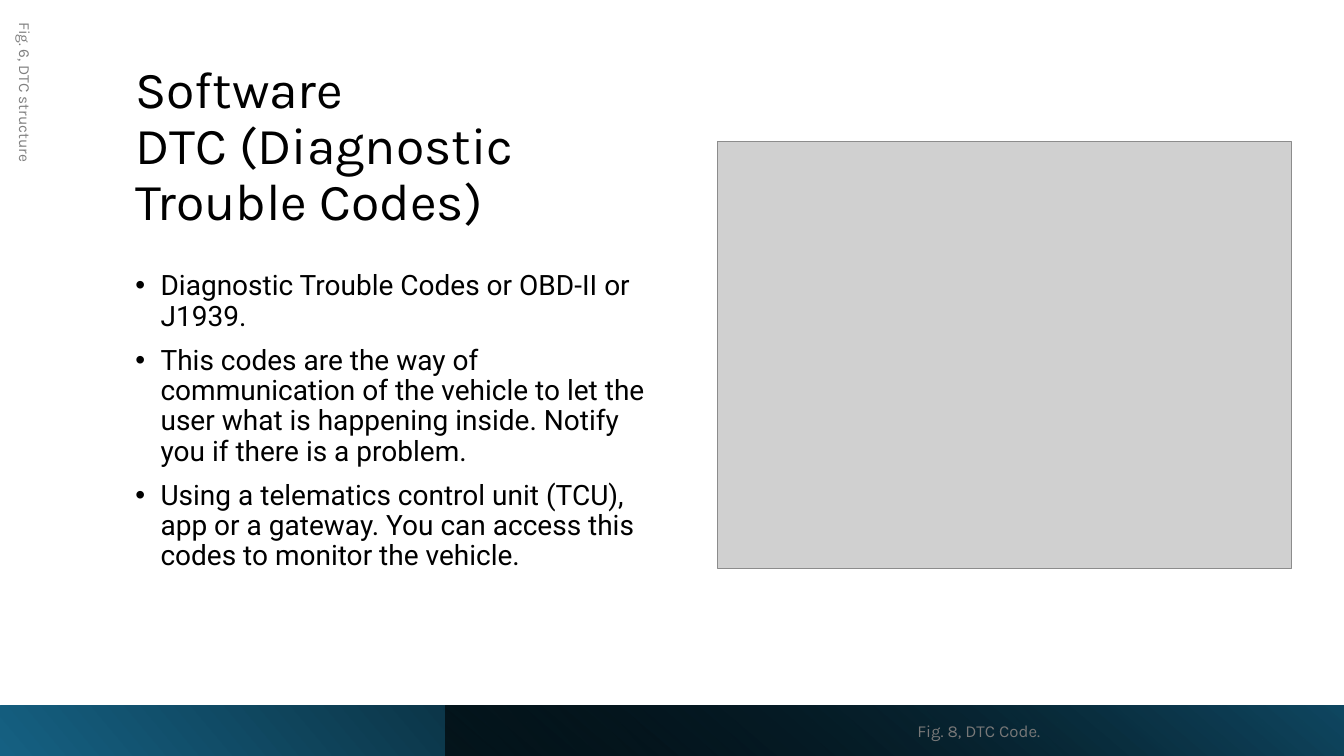
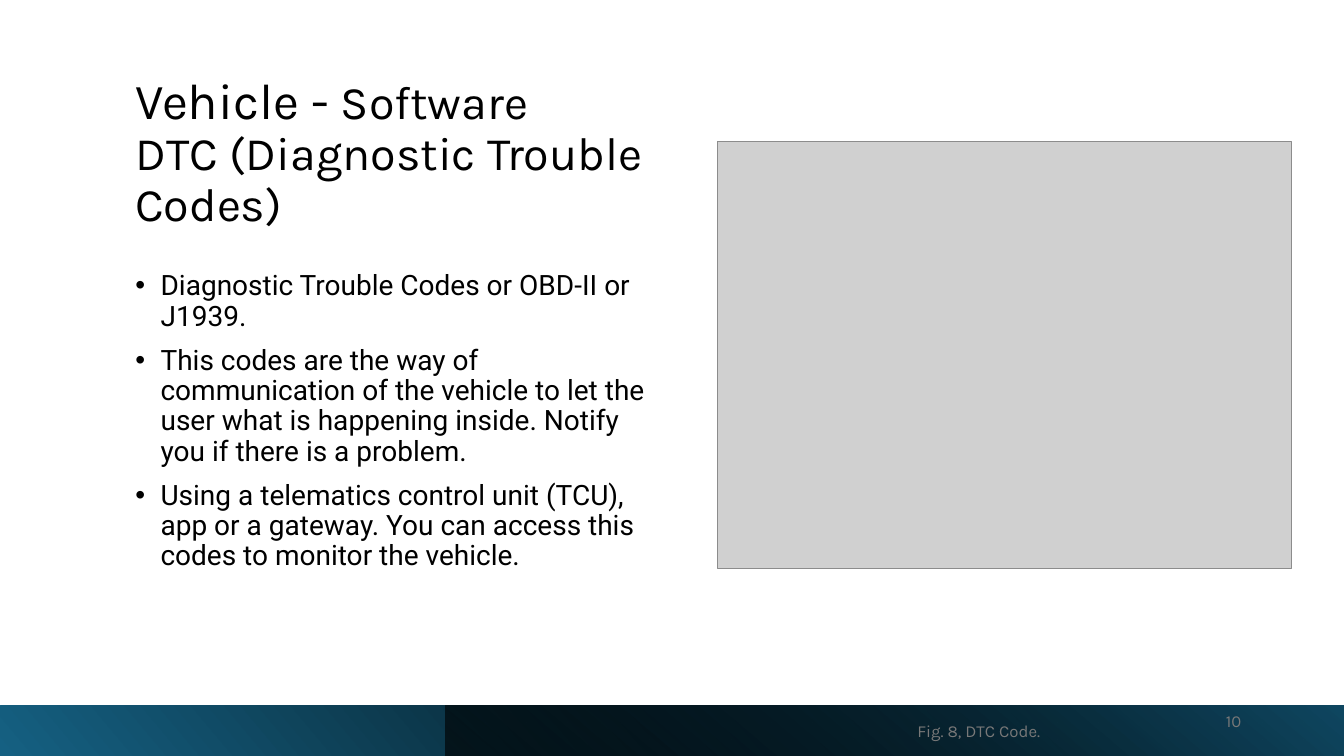
Before and after one commit to LF-RoGu/Model-Base-Systems, a slide deck: slide 10 of Presentation/C-ITS.pptx. Drawn at 1344x756 pixels with LibreOffice and Linux fonts; fonts in the diff are those of the drawing; grey boxes stand for pictures. Boxes give left, top, right and bottom in pixels: in the first picture for what was removed or moved away, otherwise in the second. Text is boxed around its words. In the diff, an @@ line names an element or a change of style, - is before the commit and + after.

```diff
--- a/Presentation/C-ITS.pptx
+++ b/Presentation/C-ITS.pptx
@@ text removed at <box>15,24,35,160</box> @@
-Fig. 6, DTC structure
@@ title at <box>135,84,642,226</box>: text changed; size 37 to 33.3 pt @@
-Software
-DTC (Diagnostic Trouble Codes)
+Vehicle - Software
+DTC (Diagnostic Trouble Codes)
@@ page number added at <box>1226,716,1241,727</box>, 12 pt, text #797979 @@
+10
```
Also in this commit, not shown: 21 other slides changed, 3 slides added, 1 other file.
